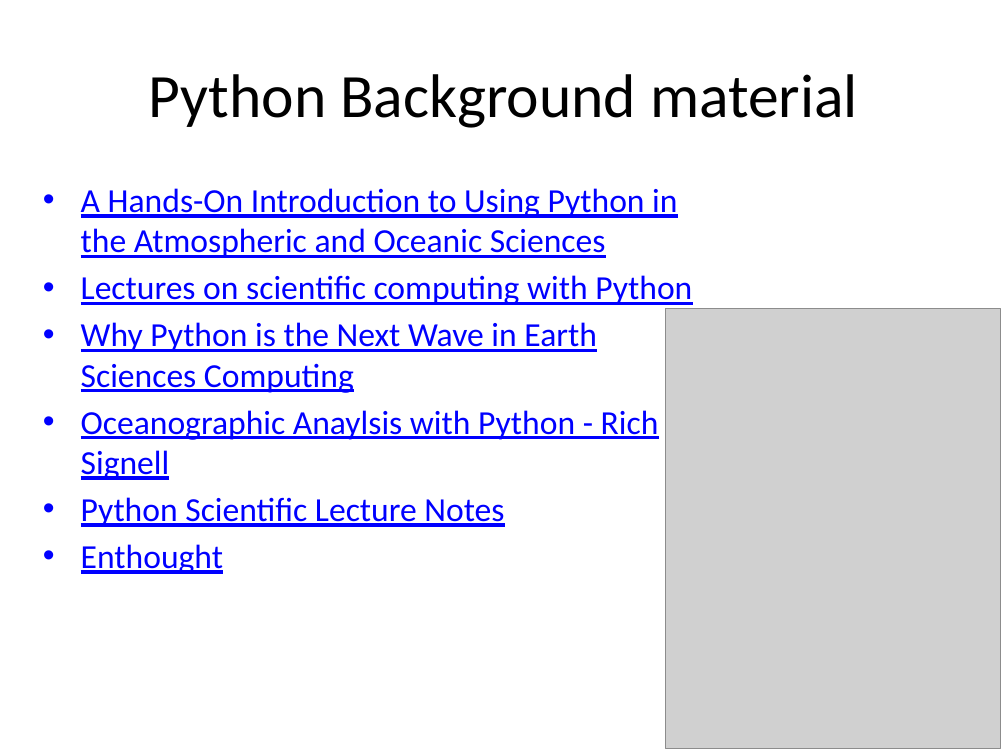
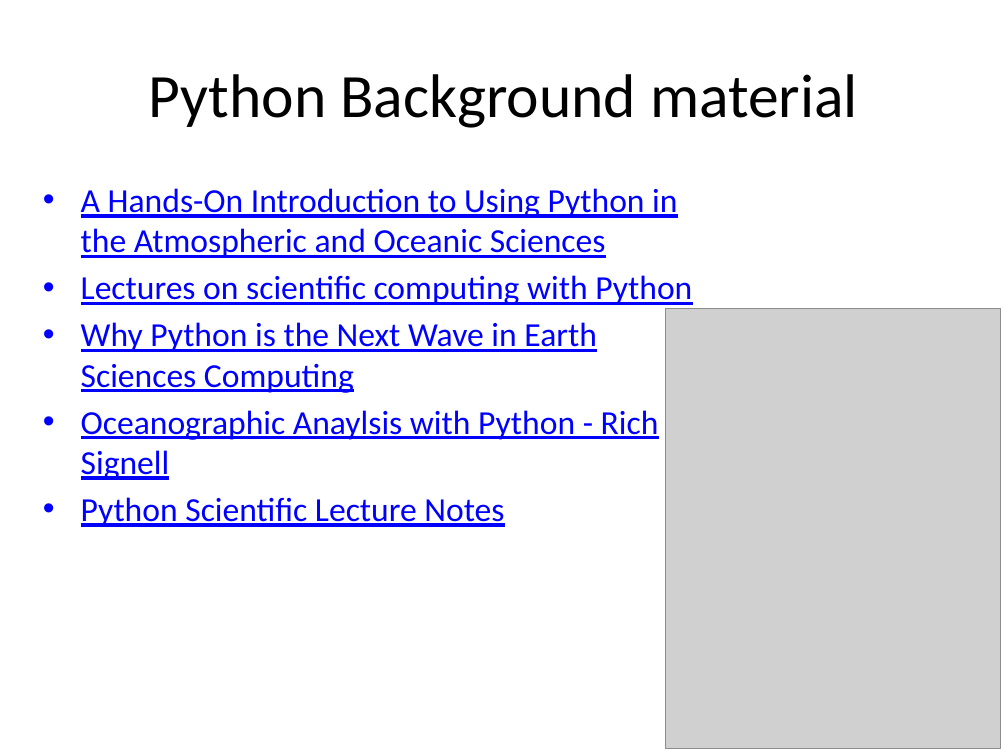
Before and after one commit to Unidata/python-workshop, a slide deck: slide 13 of Overview.pptx (slide 14 before the commit). Drawn at 1008x756 pixels with LibreOffice and Linux fonts; fonts in the diff are those of the drawing; grey boxes stand for pictures; background and template pictures are left out. Boxes give left, top, right and bottom in pixels: in the first picture for what was removed or moved away, otherwise in the second. Text is boxed around its words. In the diff, an @@ line names an element or a change of style, - is before the commit and + after.

```diff
--- a/Overview.pptx
+++ b/Overview.pptx
@@ text at <box>81,544,223,574</box>: paragraph removed @@
-• Enthought
```
Also in this commit, not shown: 1 other slide changed, 1 slide removed, 1 other file.
